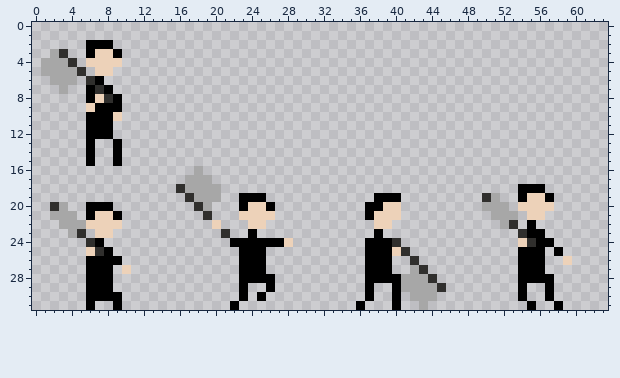
File history of a pixel-art sprite, Assets/Art/Sprites/Bandit/BanditSpriteSheet_1.png. The picture above is the old version.
The file is 64x32 pixels.
Once edited:
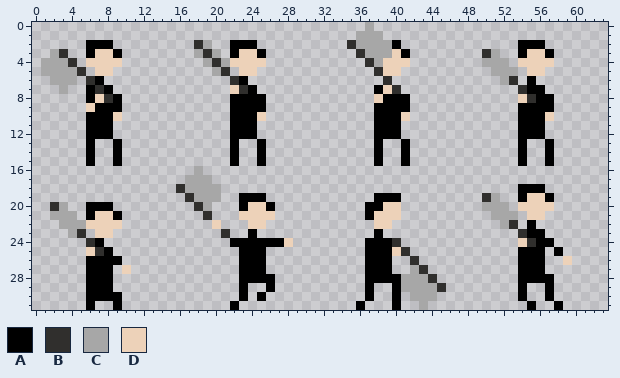
Palette (. is transparent): A #000000  B #302f2d  C #a7a7a7  D #edd2b9
Edits made:
@@ x 16..59 @@
- 0 ............................................
- 1 ............................................
- 2 ............................................
- 3 ............................................
- 4 ............................................
- 5 ............................................
- 6 ............................................
- 7 ............................................
- 8 ............................................
- 9 ............................................
-10 ............................................
-11 ............................................
-12 ............................................
-13 ............................................
-14 ............................................
-15 ............................................
+ 0 .....................C......................
+ 1 ....................CCC.....................
+ 2 ..BC..AAA..........BCCCCA.............AAA...
+ 3 ..CBC.ADDA..........BCCCDA........BC..ADDA..
+ 4 ...CBCDDDD...........BCDDD........CCC.DDDD..
+ 5 ....CB.DD.............BDD..........CCC.DD...
+ 6 ......BA...............B............CB.A....
+ 7 ......DBA.............ADB.............BAA...
+ 8 ......AAAA............DAAA............DBAA..
+ 9 ......AAAA............AAAA............AAAA..
+10 ......AAAD............AAAD............AAAD..
+11 ......AAA.............AAA.............AAA...
+12 ......AAA.............AAA.............AAA...
+13 ......A..A............A..A............A..A..
+14 ......A..A............A..A............A..A..
+15 ......A..A............A..A............A..A..
 16 ..C.........................................
